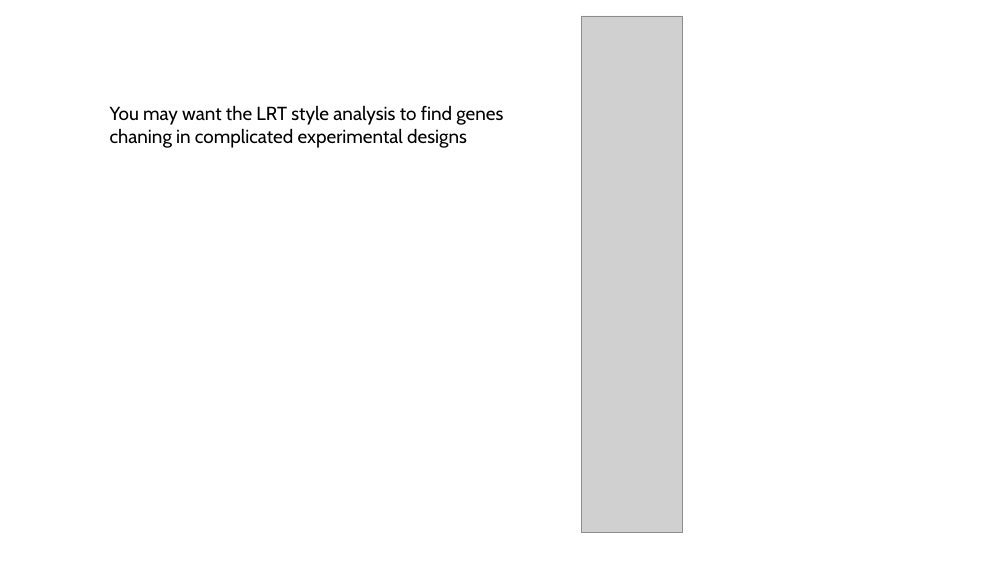
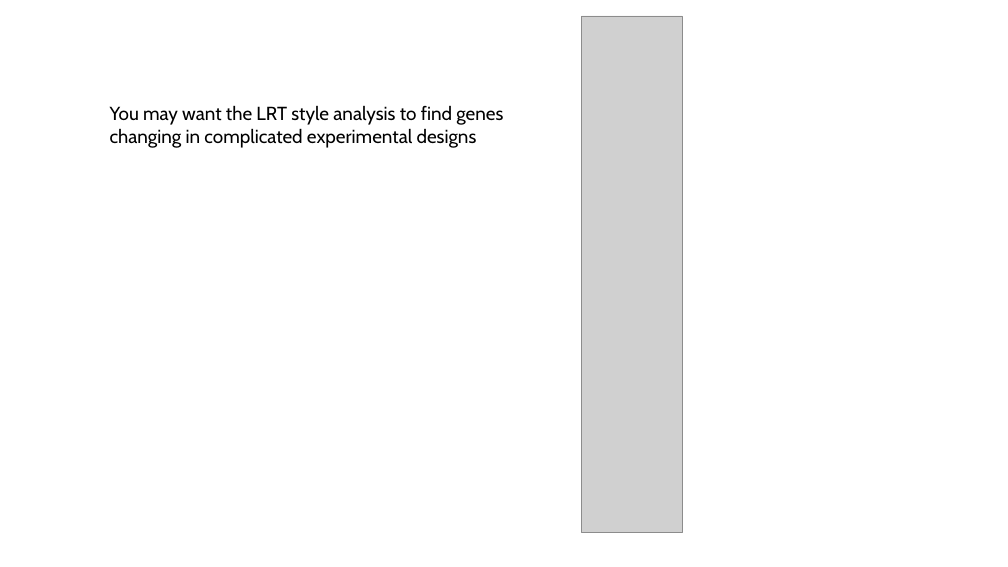
Before and after one commit to jraab/GNET749_RNAseq, a slide deck: slide 13 of lectures/2026_GNET749_Lecture6_Viz_ExpDesign.pptx. Drawn at 1008x567 pixels with LibreOffice and Linux fonts; fonts in the diff are those of the drawing; grey boxes stand for pictures. Boxes give left, top, right and bottom in pixels: in the first picture for what was removed or moved away, otherwise in the second. Text is boxed around its words. In the diff, an @@ line names an element or a change of style, - is before the commit and + after.

```diff
--- a/lectures/2026_GNET749_Lecture6_Viz_ExpDesign.pptx
+++ b/lectures/2026_GNET749_Lecture6_Viz_ExpDesign.pptx
@@ text at <box>110,105,503,148</box>: text changed @@
-You may want the LRT style analysis to find genes chaning in complicated experimental designs
+You may want the LRT style analysis to find genes changing in complicated experimental designs
```
Also in this commit, not shown: 1 other slide changed.
